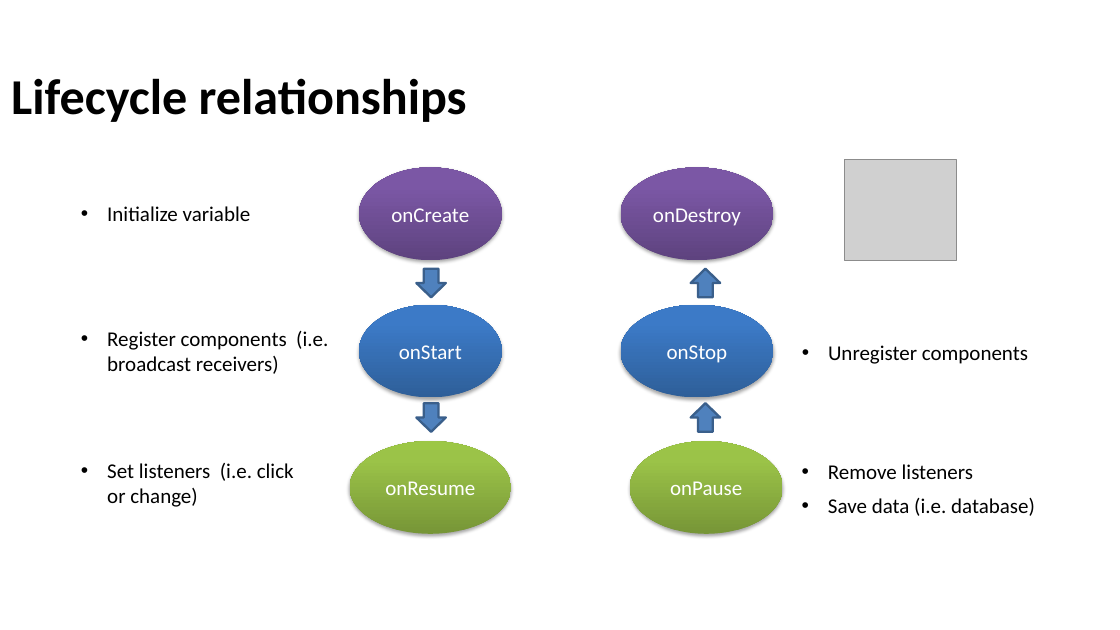
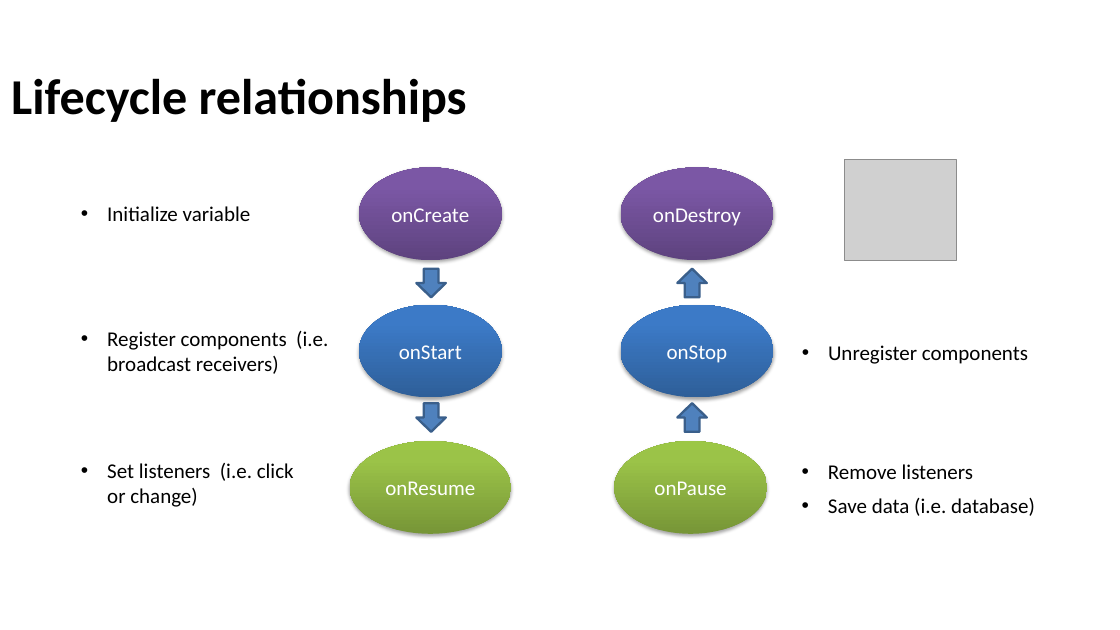
Before and after one commit to Batch-xx/Android-Lunch-Learn, a slide deck: slide 16 of slides/Android Studio_Activities_Fragments.pptx (slide 19 before the commit). Drawn at 1120x630 pixels with LibreOffice and Linux fonts; fonts in the diff are those of the drawing; grey boxes stand for pictures; background and template pictures are left out. Boxes give left, top, right and bottom in pixels: in the first picture for what was removed or moved away, otherwise in the second. Text is boxed around its words. In the diff, an @@ line names an element or a change of style, - is before the commit and + after.

```diff
--- a/slides/Android Studio_Activities_Fragments.pptx
+++ b/slides/Android Studio_Activities_Fragments.pptx
@@ 2 right arrows, 1 ellipse: place and size @@
-2 right arrows, 1 ellipse at [630,268,783,534]
+2 right arrows, 1 ellipse at [614,268,767,534]
```
Also in this commit, not shown: 14 other slides changed, 11 slides added, 3 slides removed, 7 other files.
